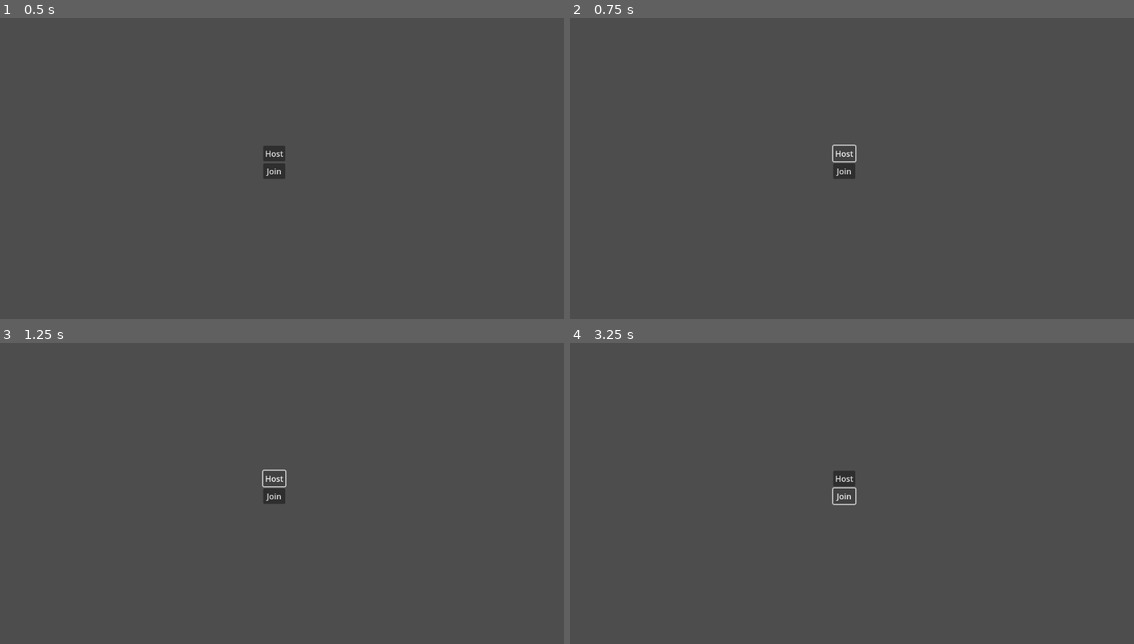
Above: before the commit, frames 1-4 (two rows, left to right).
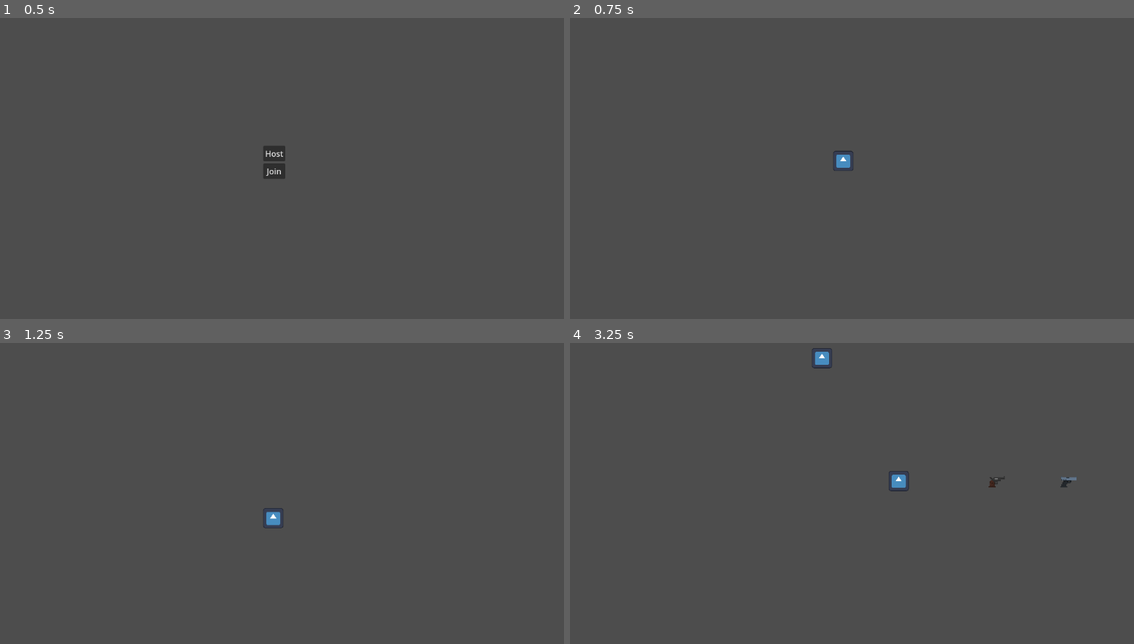
Above: after the commit, the same moments.

Repository: 1MochaChan1/bang
Game: Godot game, scene res://systems/scene_manager/GameManager.tscn
Same seed, same stepped clock (60 frames per second), same inputs: the game is played once before the commit and once after it. The engine's default icon, where the game draws it, is replaced by a stand-in: a white triangle on a blue panel in a dark square.
Inputs (mouse positions are in pixels of both pictures, inside the frame that each line leads up to):
- Up to frame 1 (0.5 s): no input
- Up to frame 2 (0.75 s): click "Host" at 0.5 s
- Up to frame 3 (1.25 s): no input
- Up to frame 4 (3.25 s): click (846, 496) at 1.25 s, where only the run before the commit has a clickable "Join"; hold D (right) from 2.03 s (still down)

Frame 1 is identical in both runs. In frame 2, 0.3% of the frame differs, in the area x 46-51%, y 42-54%; in frame 3, 0.4%; in frame 4, 0.7%, in the area x 42-90%, y 1-54%.

Commit message:
Multiplayer added, Managers integrated

Diff:
--- /dev/null
+++ b/global/constants.gd
@@ -0,0 +1,6 @@
+extends Node
+
+enum NetworkRole {Host, Client}
+
+const NETWORK_ROLE = "network_role"
+const IS_MULTIPLAYER = "is_multiplayer"
--- a/levels/MultiplayerLevel.tscn
+++ b/levels/MultiplayerLevel.tscn
@@ -17,8 +17,8 @@
 [node name="MultiplayerLevelManager" type="Node2D"]
 script = ExtResource("1_6w1g1")
 
-[node name="Spawner" type="Node2D" parent="."]
-position = Vector2(270, 410)
+[node name="Spawner" type="Node2D" parent="." groups=["Player"]]
+position = Vector2(332, 402)
 
 [node name="Obstacles" type="Node" parent="."]
 
--- a/project.godot
+++ b/project.godot
@@ -14,6 +14,10 @@
 run/main_scene="res://systems/scene_manager/GameManager.tscn"
 config/features=PackedStringArray("4.0", "Forward Plus")
 config/icon="res://icon.svg"
+
+[autoload]
+
+GlobalConst="*res://global/constants.gd"
 
 [input]
 
--- a/systems/player/player.gd
+++ b/systems/player/player.gd
@@ -22,6 +22,7 @@
 
 
 func _ready():
+	self.add_to_group("Player")
 	if(get_local_authority()):
 		weapon.connect("weapon_switched", weapon_switch)
 		$Camera2D.make_current()
--- a/systems/scene_manager/custom_scene.gd
+++ b/systems/scene_manager/custom_scene.gd
@@ -1,7 +1,12 @@
 class_name CustomScene extends Node
 
-signal scene_changed(from:StringName, to:StringName, scene_data:Dictionary)
+signal on_scene_change(from:StringName, to:StringName, scene_data:Dictionary)
 
-const MainMenu:StringName="res://systems/ui/menu/MainMenu.tscn"
-const SinglePlayerLevel:StringName = "res://levels/SinglePlayerLevel.tscn"
-const MultiplayerLevel:StringName = "res://levels/MultiplayerLevel.tscn"
+const MAIN_MENU:StringName="res://systems/ui/menu/MainMenu.tscn"
+const SINGLE_PLAYER_LEVEL:StringName = "res://levels/SinglePlayerLevel.tscn"
+const MULTIPLAYER_LEVEL:StringName = "res://levels/MultiplayerLevel.tscn"
+
+var scene_data:Dictionary = {
+	GlobalConst.NETWORK_ROLE:null,
+	GlobalConst.IS_MULTIPLAYER:false,
+}
--- a/systems/scene_manager/game_manager.gd
+++ b/systems/scene_manager/game_manager.gd
@@ -3,7 +3,23 @@
 @onready var multiplayer_manager:MultiplayerManager = $MultiplayerManager
 @onready var scene_manager:SceneManager = $SceneManager
 
+var network_role = GlobalConst.NetworkRole.Host
+
 func _ready():
-	if(scene_manager.current_scene is MainMenu):
-		scene_manager.current_scene.on_click_server_create.connect(
-			func():print("server created"))
+	scene_manager.scene_changed.connect(on_scene_changed)
+	scene_manager.current_scene.on_scene_change.connect(handle_scene_change)
+
+
+func on_scene_changed(new_scene):
+	if(new_scene is CustomScene):
+		new_scene.on_scene_change.connect(handle_scene_change)
+		if(new_scene.scene_data[GlobalConst.IS_MULTIPLAYER]):
+			match new_scene.scene_data[GlobalConst.NETWORK_ROLE]:
+				GlobalConst.NetworkRole.Host:
+					multiplayer_manager.create_server()
+				GlobalConst.NetworkRole.Client:
+					multiplayer_manager.create_client()
+
+
+func handle_scene_change(from:StringName, to:StringName, scene_data:Dictionary):
+	scene_manager.change_scene(from, to, scene_data)
--- a/systems/scene_manager/multiplayer_manager.gd
+++ b/systems/scene_manager/multiplayer_manager.gd
@@ -8,9 +8,9 @@
 var player_scene = preload("res://systems/player/Player.tscn")
 var enet = ENetMultiplayerPeer.new()
 
-func _ready():
-	scene_manager.server_created.connect(create_server)
-	scene_manager.client_created.connect(create_client)
+#func _ready():
+#	scene_manager.server_created.connect(create_server)
+#	scene_manager.client_created.connect(create_client)
 
 func create_server(port:=9999):
 	enet.create_server(port)
@@ -24,7 +24,7 @@
 	multiplayer.multiplayer_peer = enet
 
 func _create_player(_id):
+	var player:Player = player_scene.instantiate()
 
-	var player = player_scene.instantiate()
 	player.name = str(_id)
 	scene_manager.current_scene.add_child(player)
--- a/systems/scene_manager/scene_manager.gd
+++ b/systems/scene_manager/scene_manager.gd
@@ -1,27 +1,23 @@
 class_name SceneManager extends Node
 
 var current_scene:CustomScene
-var _current_scene_path:String = CustomScene.MainMenu
+var _current_scene_path:String = CustomScene.MAIN_MENU
 
-signal server_created()
-signal client_created()
+signal scene_changed(new_scene:Node)
 
 
 func _ready():
 	current_scene = load(_current_scene_path).instantiate()
-	current_scene.scene_changed.connect(_handle_scene_change)
-#	if(current_scene is MainMenu):
-#		current_scene.on_click_server_create.connect(
-#			func():server_created.emit())
-#		current_scene.on_click_client_create.connect(
-#			func():client_created.emit())
 	add_child(current_scene)
+	scene_changed.emit(current_scene)
 
-func _handle_scene_change(_from:StringName, to:StringName):
+func change_scene(_from:StringName, to:StringName, scene_data=null):
 	if(_current_scene_path != to):
 		var next_scene:CustomScene = load(str(to)).instantiate()
-		next_scene.scene_changed.connect(_handle_scene_change)
+		if(scene_data):
+			next_scene.scene_data = scene_data
 		add_child(next_scene)
 		current_scene.queue_free()
 		current_scene = next_scene
 		_current_scene_path = to
+		scene_changed.emit(current_scene)
--- a/systems/ui/menu/main_menu.gd
+++ b/systems/ui/menu/main_menu.gd
@@ -1,18 +1,17 @@
 class_name MainMenu extends CustomScene
-
-signal on_click_server_create()
-signal on_click_client_create()
 
 
 func _on_join_pressed():
-	on_click_client_create.emit()
-#	scene_changed.emit(self.MainMenu, self.MultiplayerLevel)
+	scene_data[GlobalConst.IS_MULTIPLAYER] = true
+	scene_data[GlobalConst.NETWORK_ROLE] = GlobalConst.NetworkRole.Client
+	on_scene_change.emit(
+		self.MAIN_MENU, self.MULTIPLAYER_LEVEL,
+		scene_data)
 
 
 func _on_host_pressed():
-	on_click_server_create.emit()
-#	scene_changed.emit(self.MainMenu, self.MultiplayerLevel)
-
-
-func _on_area_2d_area_entered(area):
-	print(area)
+	scene_data[GlobalConst.IS_MULTIPLAYER] = true
+	scene_data[GlobalConst.NETWORK_ROLE] = GlobalConst.NetworkRole.Host
+	on_scene_change.emit(
+		self.MAIN_MENU, self.MULTIPLAYER_LEVEL,
+		scene_data)
